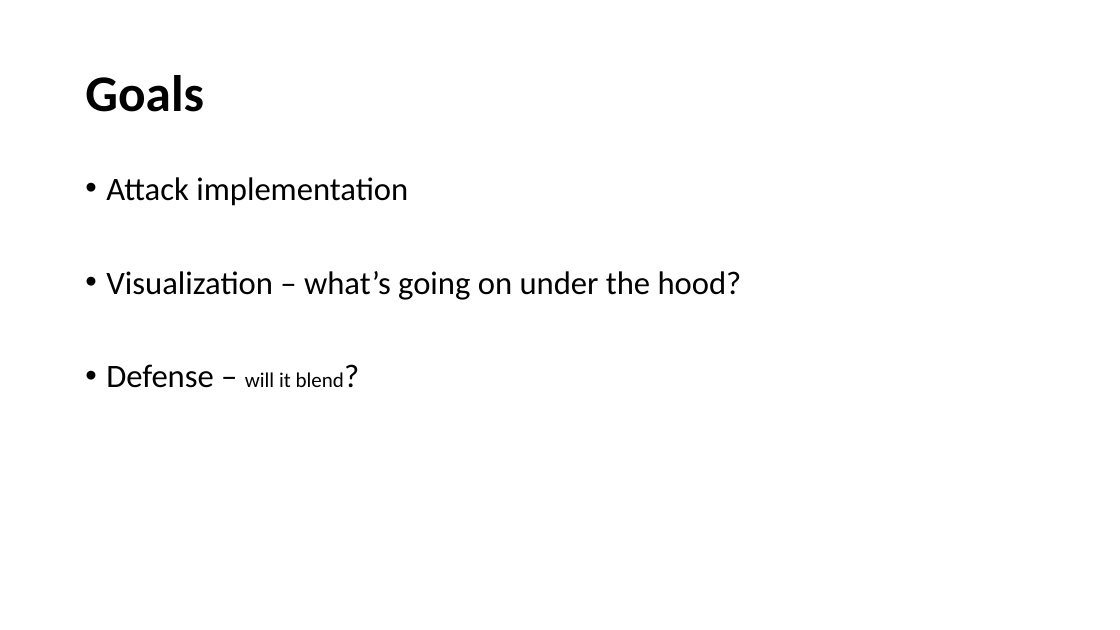
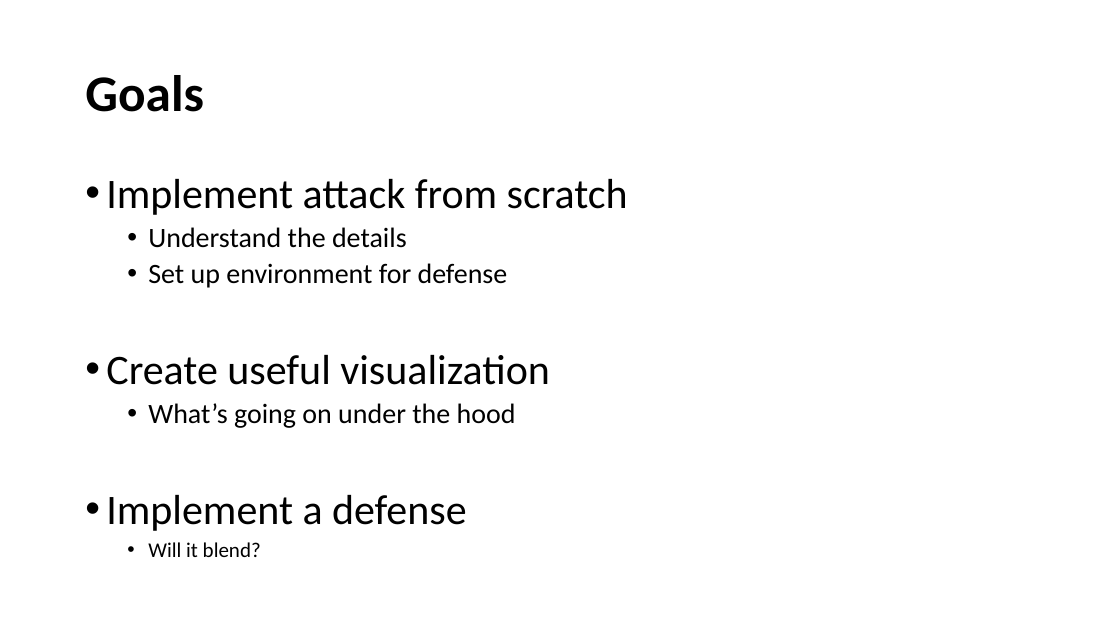
Before and after one commit to elewanto/cse5473_security_project, a slide deck: slide 2 of Poodle Presentation.pptx. Drawn at 1120x630 pixels with LibreOffice and Linux fonts; fonts in the diff are those of the drawing. Boxes give left, top, right and bottom in pixels: in the first picture for what was removed or moved away, otherwise in the second. Text is boxed around its words. In the diff, an @@ line names an element or a change of style, - is before the commit and + after.

```diff
--- a/Poodle Presentation.pptx
+++ b/Poodle Presentation.pptx
@@ text at box(106, 179, 628, 557): text changed; size 28 to 24 pt @@
-• Attack implementation
-• Visualization – what’s going on under the hood?
-• Defense – will it blend?
+• Implement attack from scratch
+  • Understand the details
+  • Set up environment for defense
+• Create useful visualization
+  • What’s going on under the hood
+• Implement a defense
+  • Will it blend?
```
Also in this commit, not shown: 1 other slide changed.
